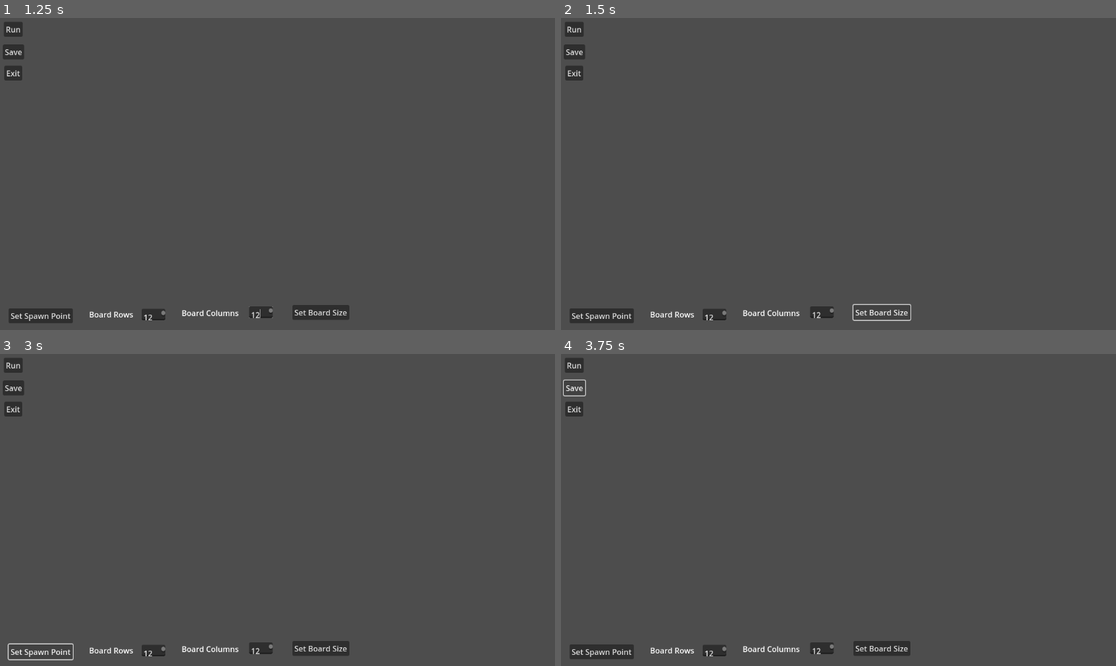
Above: before the commit, frames 1-4 (two rows, left to right).
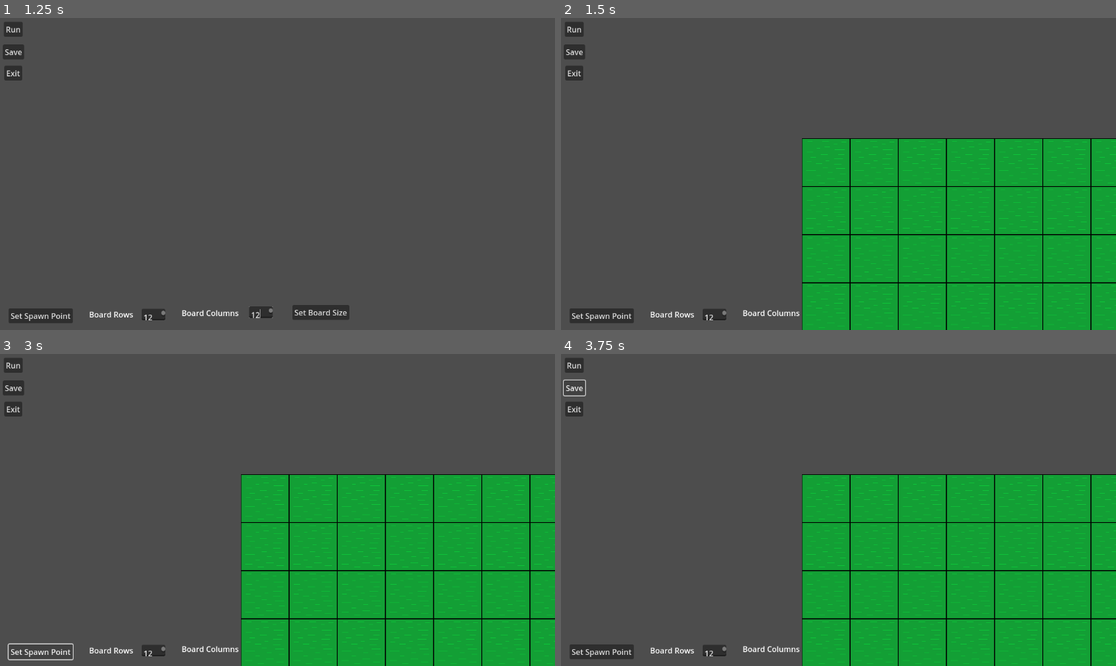
Above: after the commit, the same moments.

Repository: Killfreek/Rats
Game: Godot game, scene res://Levels/LevelMaker.tscn
Two runs of this game, one before a commit and one after it. Both use one fixed random seed, a clock stepped at 60 frames per second and the inputs below. This scene is started directly instead of the project's main scene.
Inputs (mouse positions are in pixels of both pictures, inside the frame that each line leads up to):
- Up to frame 1 (1.25 s): click (155, 314) at 0.52 s; type "12" at 0.6 s; click (260, 311) at 0.75 s; type "12" at 0.83 s
- Up to frame 2 (1.5 s): click "Set Board Size" at 1.25 s
- Up to frame 3 (3 s): click "Run" at 2 s; click "Set Spawn Point" at 2.75 s
- Up to frame 4 (3.75 s): click "Save" at 3.5 s

Frame 1 is identical in both runs. In frame 2, 35% of the frame differs, in the area x 43-100%, y 38-100%; in frame 3, 35%; in frame 4, 35%.

Commit message:
added creating of board size

Diff:
--- a/GUIScripts/LevelEditorMenu.gd
+++ b/GUIScripts/LevelEditorMenu.gd
@@ -1,4 +1,6 @@
 extends Node
+
+@export var levelCreator : Node;
 
 func _on_exit_btn_pressed():
 	get_tree().change_scene_to_file("res://Levels/StartMenu.tscn");
@@ -23,3 +25,5 @@
 	if  rows == 0 || columns == 0:
 		errorLabelNode.text = "Both row and columns must be ints";
 		return;
+
+	levelCreator.createBoard(rows,columns);
--- a/Levels/LevelMaker.tscn
+++ b/Levels/LevelMaker.tscn
@@ -1,7 +1,73 @@
-[gd_scene load_steps=2 format=3 uid="uid://dmy7tcnpc5h32"]
+[gd_scene load_steps=15 format=3 uid="uid://dmy7tcnpc5h32"]
 
 [ext_resource type="PackedScene" uid="uid://3vctrcckf8dt" path="res://Levels/UI/LevelEditorUI.tscn" id="1_ff7r6"]
+[ext_resource type="Script" path="res://Scripts/LevelCreator.gd" id="2_k1qtf"]
+[ext_resource type="Texture2D" uid="uid://3acj24ecna82" path="res://Sprites/Background/GrassTials.png" id="3_81qwc"]
+[ext_resource type="Texture2D" uid="uid://bg4ep5mdydjkw" path="res://Sprites/Background/WallTexture1.png" id="4_dgbl2"]
+[ext_resource type="Texture2D" uid="uid://dud2b2uvxeree" path="res://Sprites/Background/WallTexture2.png" id="5_26oh1"]
+[ext_resource type="Script" path="res://Levels/TileMapController.gd" id="6_aq2ji"]
+
+[sub_resource type="TileMapPattern" id="TileMapPattern_vr46u"]
+tile_data = PackedInt32Array(0, 7, 0)
+
+[sub_resource type="TileMapPattern" id="TileMapPattern_ccwgg"]
+tile_data = PackedInt32Array(0, 65543, 0)
+
+[sub_resource type="TileMapPattern" id="TileMapPattern_m5412"]
+tile_data = PackedInt32Array(0, 7, 1)
+
+[sub_resource type="TileMapPattern" id="TileMapPattern_1vqw2"]
+tile_data = PackedInt32Array(0, 65543, 1)
+
+[sub_resource type="TileSetAtlasSource" id="TileSetAtlasSource_2fa46"]
+texture = ExtResource("3_81qwc")
+texture_region_size = Vector2i(100, 100)
+0:0/0 = 0
+1:0/0 = 0
+0:1/0 = 0
+1:1/0 = 0
+
+[sub_resource type="TileSetAtlasSource" id="TileSetAtlasSource_t7ncy"]
+texture = ExtResource("4_dgbl2")
+texture_region_size = Vector2i(100, 100)
+0:0/0 = 0
+1:0/0 = 0
+0:1/0 = 0
+1:1/0 = 0
+
+[sub_resource type="TileSetAtlasSource" id="TileSetAtlasSource_b2jmy"]
+texture = ExtResource("5_26oh1")
+texture_region_size = Vector2i(100, 100)
+0:0/0 = 0
+1:0/0 = 0
+0:1/0 = 0
+1:1/0 = 0
+
+[sub_resource type="TileSet" id="TileSet_f0nmp"]
+tile_size = Vector2i(100, 100)
+sources/7 = SubResource("TileSetAtlasSource_2fa46")
+sources/8 = SubResource("TileSetAtlasSource_t7ncy")
+sources/9 = SubResource("TileSetAtlasSource_b2jmy")
+pattern_0 = SubResource("TileMapPattern_vr46u")
+pattern_1 = SubResource("TileMapPattern_ccwgg")
+pattern_2 = SubResource("TileMapPattern_m5412")
+pattern_3 = SubResource("TileMapPattern_1vqw2")
 
 [node name="LevelMaker" type="Node2D"]
 
-[node name="LevelEditorUI" parent="." instance=ExtResource("1_ff7r6")]
+[node name="LevelEditorUI" parent="." node_paths=PackedStringArray("levelCreator") instance=ExtResource("1_ff7r6")]
+levelCreator = NodePath("../LevelCreator")
+
+[node name="LevelCreator" type="Node2D" parent="." node_paths=PackedStringArray("tileMap")]
+position = Vector2(500, 250)
+script = ExtResource("2_k1qtf")
+tileMap = NodePath("TileMap")
+
+[node name="TileMap" type="TileMap" parent="LevelCreator" node_paths=PackedStringArray("tileMap")]
+tile_set = SubResource("TileSet_f0nmp")
+format = 2
+layer_0/name = "Light"
+layer_1/name = "Dark"
+layer_1/tile_data = PackedInt32Array()
+script = ExtResource("6_aq2ji")
+tileMap = NodePath(".")
--- /dev/null
+++ b/Scripts/LevelCreator.gd
@@ -0,0 +1,11 @@
+extends Node
+
+@export var tileMap : TileMap
+
+func createBoard(rows, columns):
+	tileMap.clear();
+
+	var pattern = tileMap.tile_set.get_pattern(1);
+	for row in range(rows):
+		for col in range(columns):
+			tileMap.set_pattern(0, Vector2(row, col), pattern);
